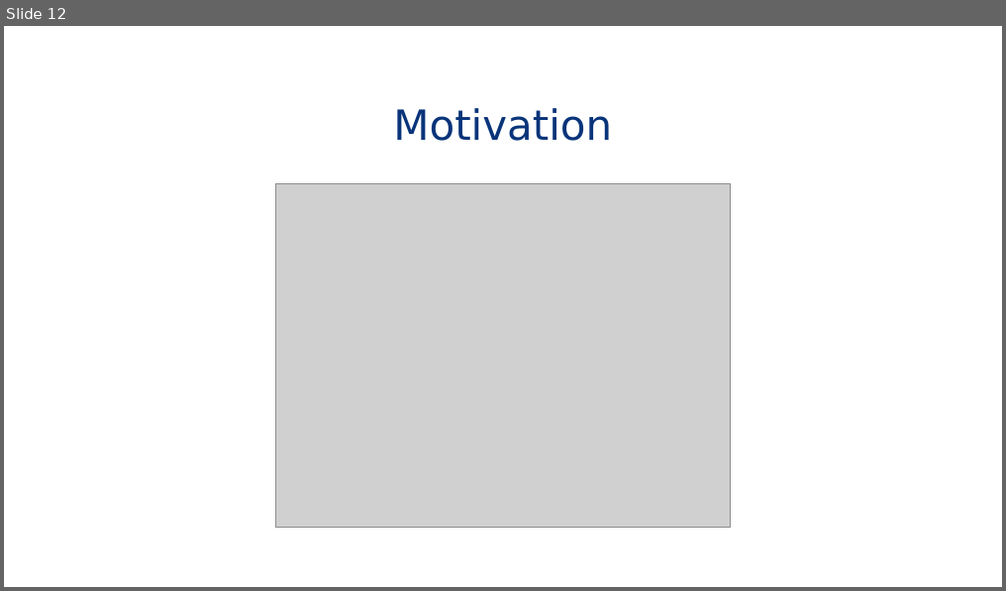
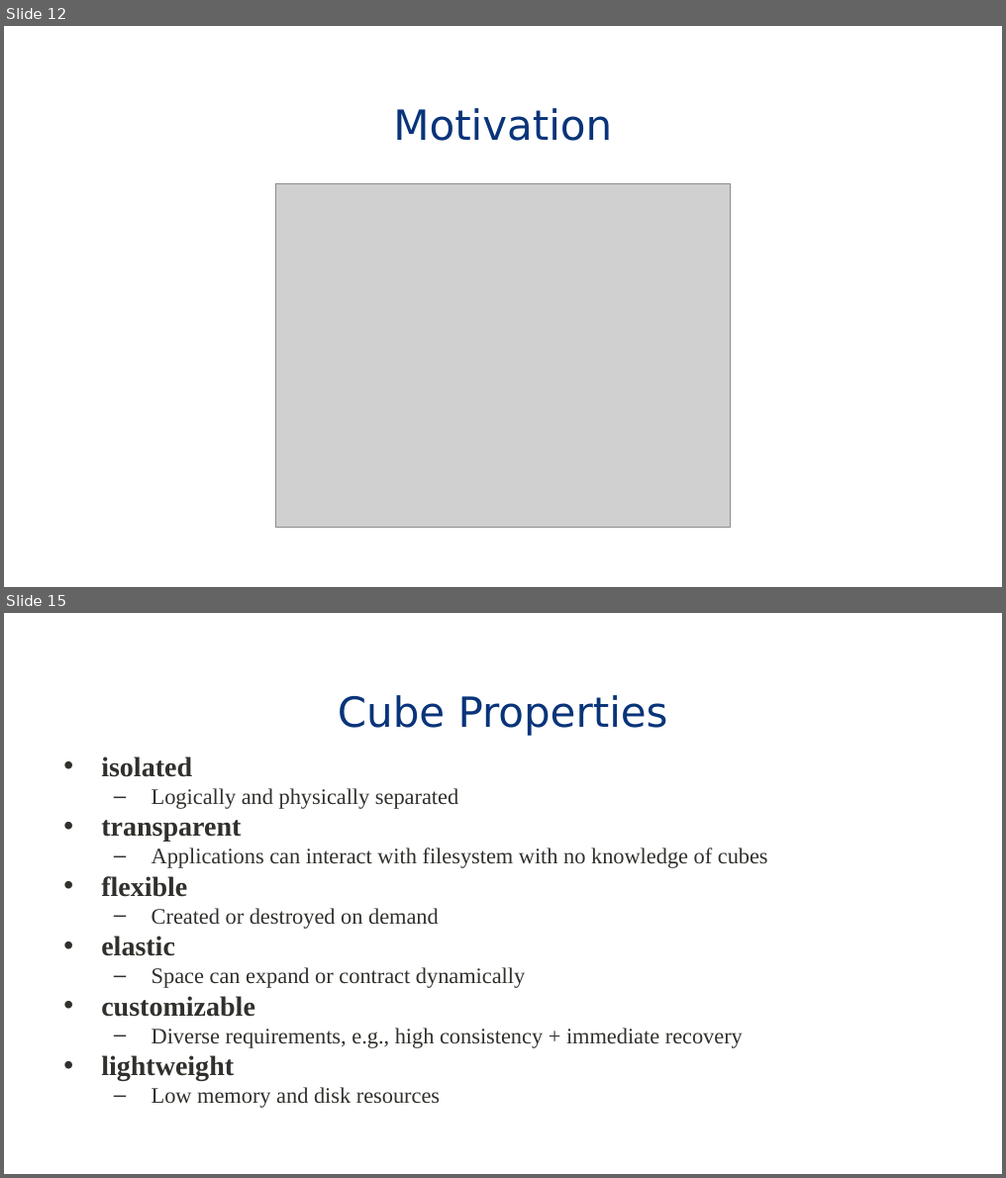
Before and after one commit to eddie-c-davis/cs-advos, a slide deck: presentations/IceFS.pptx. Shown one above the other, each under a label of ours: slide 12 before the commit, slides 12 and 15 after it; the slides between them are not shown. The pictures are 1006x591 and 1006x1178 pixels, drawn with LibreOffice and Linux fonts; fonts in the diff are those of the drawing; grey boxes stand for pictures; background and template pictures are left out. Boxes give left, top, right and bottom in pixels: in the first picture for what was removed or moved away, otherwise in the second. Text is boxed around its words. In the diff, an @@ line names an element or a change of style, - is before the commit and + after.

```diff
--- a/presentations/IceFS.pptx
+++ b/presentations/IceFS.pptx
@@ slide 15 added at (4, 613, 1002, 1174), background #FFFFFF; not listed: 1 template element that a slide beside it also shows @@
@@ title added at (338, 695, 668, 736), 30 pt, text #09347A @@
+Cube Properties
@@ text added at (101, 757, 768, 1108), 16 pt, text #30302C @@
+• isolated
+  – Logically and physically separated
+• transparent
+  – Applications can interact with filesystem with no knowledge of cubes
+• flexible
+  – Created or destroyed on demand
+• elastic
+  – Space can expand or contract dynamically
+• customizable
+  – Diverse requirements, e.g., high consistency + immediate recovery
+• lightweight
+  – Low memory and disk resources
```
Also in this commit, not shown: 1 slide changed, 16 other slides added, 4 slides removed.
